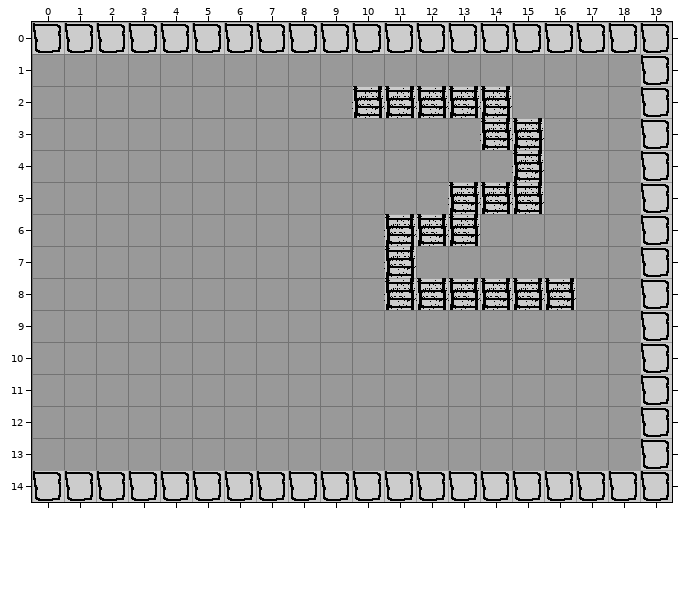
Tiled map (JSON) -- assets/maps/test_2_1.tmj. Above, as it was before the edit.
Cells are 32x32 px. Shown: x 0..19, y 0..14. Tiles whose own drawing changed are shown in their newer look in all pictures.
The result:
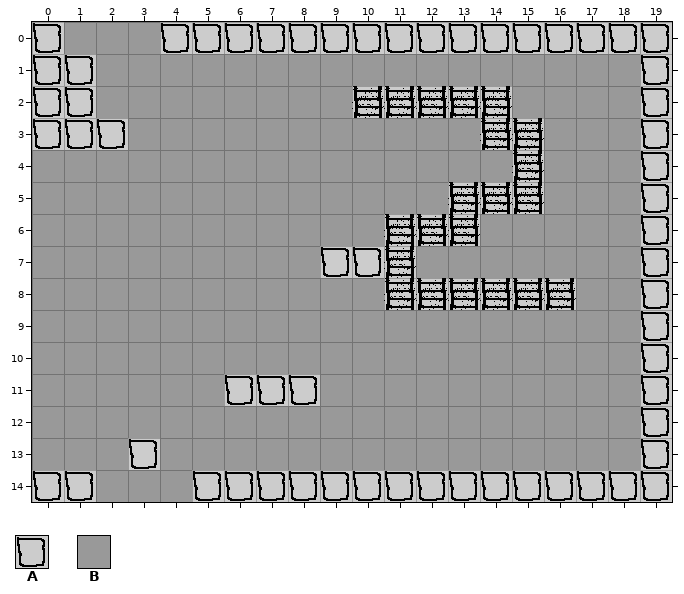
Key: from "test_tiles": A 2 "solid", B 3 "air".
_ is an empty cell.
Tiles replaced or removed in this view: A, B.
The edit:
Changed rows in their new state; . is an unchanged cell.
Layer "Tile Layer 1":
first column x 0:
 0 .BBB
 1 AA..
 2 AA..
 3 AAA.
first column x 9:
 7 AA
first column x 2:
11 ....AAA
13 .A.....
14 BBB....
Where, in picture pixels (left, top, right, bottom), the same in both pictures:
changed: (32, 22, 160, 150)
changed: (320, 246, 384, 278)
changed: (224, 374, 320, 406)
changed: (96, 438, 192, 502)
